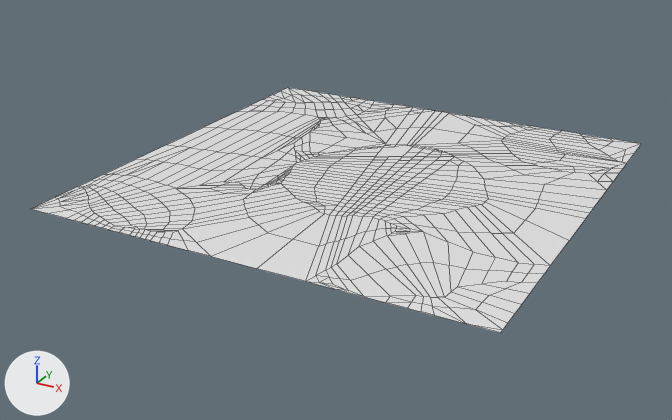
Before and after pictures for a commit that changed the Blender file _ArtAssets/floor.blend.
Both versions are drawn from a 50 mm camera at (4.37, -8.55, 6.24) aimed at (-0.17, -0.29, 2.12). The lights are fixed; the arrows at lower left show +X, +Y and +Z. Mesh edges are drawn as thin lines.
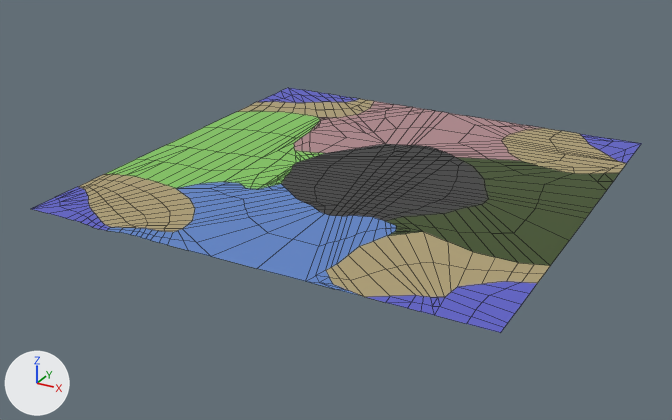
Where the change shows, as pixel boxes [x1, y1, x2, y2] in the pictures (672 x 420 px; the box of a moved part takes in the faces that stretch with it):
part 1 of me_cube, moved or reshaped
    both: [430, 297, 508, 333]
part 2 of me_cube, moved or reshaped
    both: [252, 95, 366, 110]
part 3 of me_cube, built on
    before: [82, 143, 609, 243]
    after: [81, 143, 609, 243]
part 4 of me_cube, recoloured (white to beige)
    both: [78, 100, 627, 297]
part 5 of me_cube, recoloured (white to blue)
    both: [31, 88, 641, 323]
part 6 of me_cube, recoloured (white to green)
    both: [106, 111, 324, 189]
part 7 of me_cube, recoloured
    both: [294, 101, 541, 159]
part 8 of me_cube, recoloured (white to blue)
    both: [159, 182, 396, 296]
part 9 of me_cube, recoloured
    both: [281, 144, 489, 221]
part 10 of me_cube, recoloured (white to green)
    both: [386, 157, 619, 266]

Edits to the bpy script that builds the scene:
```text
Add mat_masrsh:
    mat_masrsh = principled_material('masrsh')
    mat_masrsh.base_color = (0.0473, 0.08, 0.015)  # dark green #3d5021
Add mat_volcano:
    mat_volcano = principled_material('volcano')
    mat_volcano.base_color = (0.047, 0.047, 0.047)  # black #3d3d3d
Add mat_shallows:
    mat_shallows = principled_material('shallows')
    mat_shallows.base_color = (0.114, 0.238, 0.604)  # blue #5f86cc
Add mat_ruins:
    mat_ruins = principled_material('ruins')
    mat_ruins.base_color = (0.452, 0.253, 0.272)  # pink #b38a8e
Add mat_jungle:
    mat_jungle = principled_material('jungle')
    mat_jungle.base_color = (0.235, 0.597, 0.12)  # green #85cb61
Add mat_beach:
    mat_beach = principled_material('beach')
    mat_beach.base_color = (0.445, 0.361, 0.181)  # beige #b2a276
Change me_cube:
    verts and faces of me_cube; kept vertices keep their numbers, new ones are numbered from 744
    remove me_cube.from_pydata(...)  # 744 vertices, 766 faces; spans x -2.48..2.48, y -2.48..2.48, z 2.48
    add me_cube.from_pydata(...)  # 746 vertices, 776 faces; spans x -2.49..2.48, y -2.52..2.48, z 2.48
    me_cube part 1
    add delete_vertices([740, 741, 742])  # with the faces that use them
    add verts[744] = (1.91, -2.32, 2.48)  # pixel (439, 306)
    add verts[747] = (2.19, -2.36, 2.48)  # pixel (471, 316)
    add faces += [(192, 562, 747, 744), (192, 744, 563), (38, 563, 256), (256, 563, 744), (37, 256, 744), (1, 201, 747, 562)]  # mat_sea (blue #5f61cc)
    add faces += [(190, 558, 747, 201), (37, 744, 747, 558)]  # mat_sea (blue #5f61cc)
    me_cube part 2
    add verts[5] = (-2.49, 1.68, 2.48)  # moved, pixel (256, 101)
    add verts[6] = (-2.3, 1.8, 2.48)  # moved, pixel (273, 101)
    add verts[8] = (-1.8, 2.05, 2.48)  # moved, pixel (313, 102)
    add verts[9] = (-1.61, 2.17, 2.48)  # moved, pixel (330, 101)
    add verts[206] = (-2.4, 1.73, 2.48)  # moved, pixel (264, 101)
    add verts[207] = (-2.15, 1.86, 2.48)  # moved, pixel (285, 102)
    add verts[209] = (-1.71, 2.12, 2.48)  # moved, pixel (322, 101)
    add verts[210] = (-1.52, 2.2, 2.48)  # moved, pixel (337, 102)
    add verts[211] = (-1.35, 2.36, 2.48)  # moved, pixel (354, 100)
    add verts[216] = (-2.48, 1.89, 2.48)  # moved, pixel (265, 98)
    add verts[738] = (-2.33, 1.89, 2.48)  # moved, pixel (275, 99)
    me_cube part 3
    1 vertex is removed from x -0.76, y -1.07, z 2.48
    7 faces are deleted
    8 vertices in x -1.23..0.26, y -2.48..1.06, z 2.48 move by (0.0, 0.01, 0.0)
    5 vertices in x -1.62..2.19, y -2.37..1.2, z 2.48 move by (0.0, -0.01, 0.0)
    4 vertices in x -1.22..-0.97, y -2.48..-2.24, z 2.48 move by (-0.01, 0.01, 0.0)
    4 vertices in x -1.27..-1.11, y -2.4..-2.25, z 2.48 move by (-0.01, 0.02, 0.0)
    3 vertices in x -1.25..-1.09, y -2.35..-2.3, z 2.48 move by (0.0, 0.02, 0.0)
    3 vertices in x -1.54..-1.46, y -2.48..-2.39, z 2.48 move by (-0.01, -0.04, 0.0)
    24 vertices move from x -1.74..2.04, y -2.48..1.5, z 2.48 to x -1.74..2.05, y -2.51..1.5, z 2.48
    4 vertices are added at (0.01, 0.8, 2.48), (-0.61, -0.89, 2.48), (-0.88, -1.23, 2.48), (-0.03, 0.88, 2.48)
    8 new faces join them, mat_volcano (black #3d3d3d)
    8 new faces join them, mat_shallows (blue #5f86cc)
    me_cube part 4: 160 faces spanning x -2.49..2.48, y -2.48..2.48, z 2.48 switch from mat_material (white #e7e7e7) to mat_beach (beige #b2a276)
    me_cube part 5: 80 faces spanning x -2.49..2.48, y -2.52..2.48, z 2.48 switch from mat_material (white #e7e7e7) to mat_sea (blue #5f61cc)
    me_cube part 6: 84 faces spanning x -2.48..-0.62, y -1.39..1.5, z 2.48 switch from mat_material (white #e7e7e7) to mat_jungle (green #85cb61)
    me_cube part 7: 88 faces spanning x -1.42..1.4, y 0.27..2.48, z 2.48 switch from mat_material (white #e7e7e7) to mat_ruins (pink #b38a8e)
    me_cube part 8: 72 faces spanning x -1.54..1.3, y -2.51..-0.83, z 2.48 switch from mat_material (white #e7e7e7) to mat_shallows (blue #5f86cc)
    me_cube part 9: 216 faces spanning x -0.81..1.47, y -1.17..1.16, z 2.48 switch from mat_material (white #e7e7e7) to mat_volcano (black #3d3d3d)
    me_cube part 10: 52 faces spanning x 0.7..2.48, y -1.32..1.37, z 2.48 switch from mat_material (white #e7e7e7) to mat_masrsh (dark green #3d5021)
```
